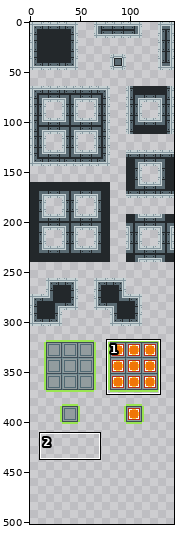
Edited in one commit: sprite sheet (resources/tileset/tileset.png). Above: a wide view before the commit, with the close-up outlined.
Close-up. Before the commit:
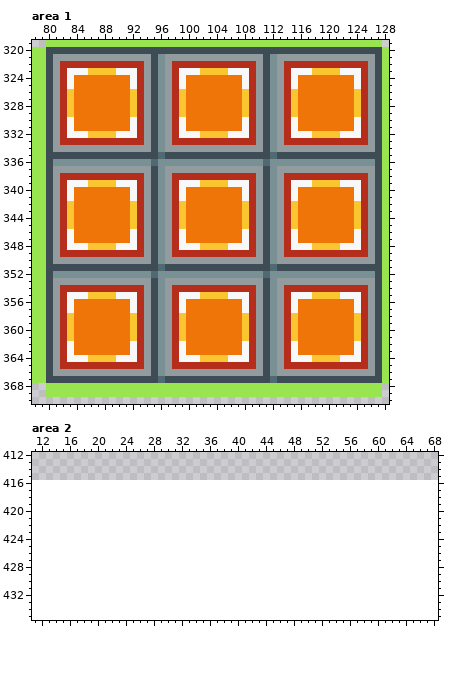
The file is 144x416 pixels. Shown: area 1: x 78..128, y 319..370; area 2: x 11..68, y 412..435. The old version is drawn lined up with the new one, on the new canvas. The wide view leaves out empty margins. The commit also changed other parts of the picture, which this record leaves out.
Now the later version:
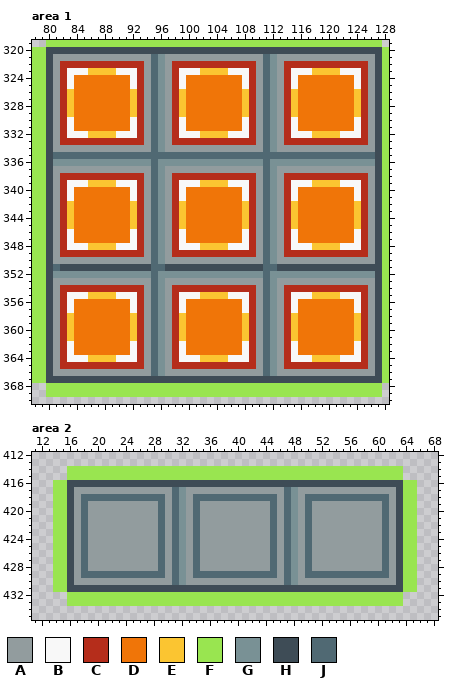
Palette (. is transparent): A #929c9e  B #f8f8f8  C #b52d1b  D #f07508  E #fbc531  F #99e550  G #799195  H #3e4c56  J #506973
From old to new:
canvas 144x416 -> 144x512
Changed rows in their new state; - is an unchanged pixel.
Area 1:
first column x 81:
321 --------------J---------------J---------------
322 --------------J---------------J---------------
323 --------------J---------------J---------------
324 --------------J---------------J---------------
325 --------------J---------------J---------------
326 --------------J---------------J---------------
327 --------------J---------------J---------------
328 --------------J---------------J---------------
329 --------------J---------------J---------------
330 --------------J---------------J---------------
331 --------------J---------------J---------------
332 --------------J---------------J---------------
333 --------------J---------------J---------------
334 --------------J---------------J---------------
335 JJJJJJJJJJJJJJJ-JJJJJJJJJJJJJJJ-JJJJJJJJJJJJJJ
337 --------------J---------------J---------------
338 --------------J---------------J---------------
339 --------------J---------------J---------------
340 --------------J---------------J---------------
341 --------------J---------------J---------------
342 --------------J---------------J---------------
343 --------------J---------------J---------------
344 --------------J---------------J---------------
345 --------------J---------------J---------------
346 --------------J---------------J---------------
347 --------------J---------------J---------------
348 --------------J---------------J---------------
349 --------------J---------------J---------------
350 --------------J---------------J---------------
351 J-------------J---------------J---------------
353 --------------J---------------J---------------
354 --------------J---------------J---------------
355 --------------J---------------J---------------
356 --------------J---------------J---------------
357 --------------J---------------J---------------
358 --------------J---------------J---------------
359 --------------J---------------J---------------
360 --------------J---------------J---------------
361 --------------J---------------J---------------
362 --------------J---------------J---------------
363 --------------J---------------J---------------
364 --------------J---------------J---------------
365 --------------J---------------J---------------
366 --------------J---------------J---------------
367 ---------------H---------------H--------------
Area 2:
first column x 14:
414 --FFFFFFFFFFFFFFFFFFFFFFFFFFFFFFFFFFFFFFFFFFFFFFFF--
415 --FFFFFFFFFFFFFFFFFFFFFFFFFFFFFFFFFFFFFFFFFFFFFFFF--
416 FFHHHHHHHHHHHHHHHHHHHHHHHHHHHHHHHHHHHHHHHHHHHHHHHHFF
417 FFHAAAAAAAAAAAAAAJGAAAAAAAAAAAAAAJGAAAAAAAAAAAAAAHFF
418 FFHAJJJJJJJJJJJJAJGAJJJJJJJJJJJJAJGAJJJJJJJJJJJJAHFF
419 FFHAJAAAAAAAAAAJAJGAJAAAAAAAAAAJAJGAJAAAAAAAAAAJAHFF
420 FFHAJAAAAAAAAAAJAJGAJAAAAAAAAAAJAJGAJAAAAAAAAAAJAHFF
421 FFHAJAAAAAAAAAAJAJGAJAAAAAAAAAAJAJGAJAAAAAAAAAAJAHFF
422 FFHAJAAAAAAAAAAJAJGAJAAAAAAAAAAJAJGAJAAAAAAAAAAJAHFF
423 FFHAJAAAAAAAAAAJAJGAJAAAAAAAAAAJAJGAJAAAAAAAAAAJAHFF
424 FFHAJAAAAAAAAAAJAJGAJAAAAAAAAAAJAJGAJAAAAAAAAAAJAHFF
425 FFHAJAAAAAAAAAAJAJGAJAAAAAAAAAAJAJGAJAAAAAAAAAAJAHFF
426 FFHAJAAAAAAAAAAJAJGAJAAAAAAAAAAJAJGAJAAAAAAAAAAJAHFF
427 FFHAJAAAAAAAAAAJAJGAJAAAAAAAAAAJAJGAJAAAAAAAAAAJAHFF
428 FFHAJAAAAAAAAAAJAJGAJAAAAAAAAAAJAJGAJAAAAAAAAAAJAHFF
429 FFHAJJJJJJJJJJJJAJGAJJJJJJJJJJJJAJGAJJJJJJJJJJJJAHFF
430 FFHAAAAAAAAAAAAAAJGAAAAAAAAAAAAAAJGAAAAAAAAAAAAAAHFF
431 FFHHHHHHHHHHHHHHHHHHHHHHHHHHHHHHHHHHHHHHHHHHHHHHHHFF
432 --FFFFFFFFFFFFFFFFFFFFFFFFFFFFFFFFFFFFFFFFFFFFFFFF--
433 --FFFFFFFFFFFFFFFFFFFFFFFFFFFFFFFFFFFFFFFFFFFFFFFF--
Boxes around the changes in both close-ups, in picture pixels (x1, y1, x2, y2):
changed: (53, 54, 375, 383)
added: (53, 466, 417, 606)
